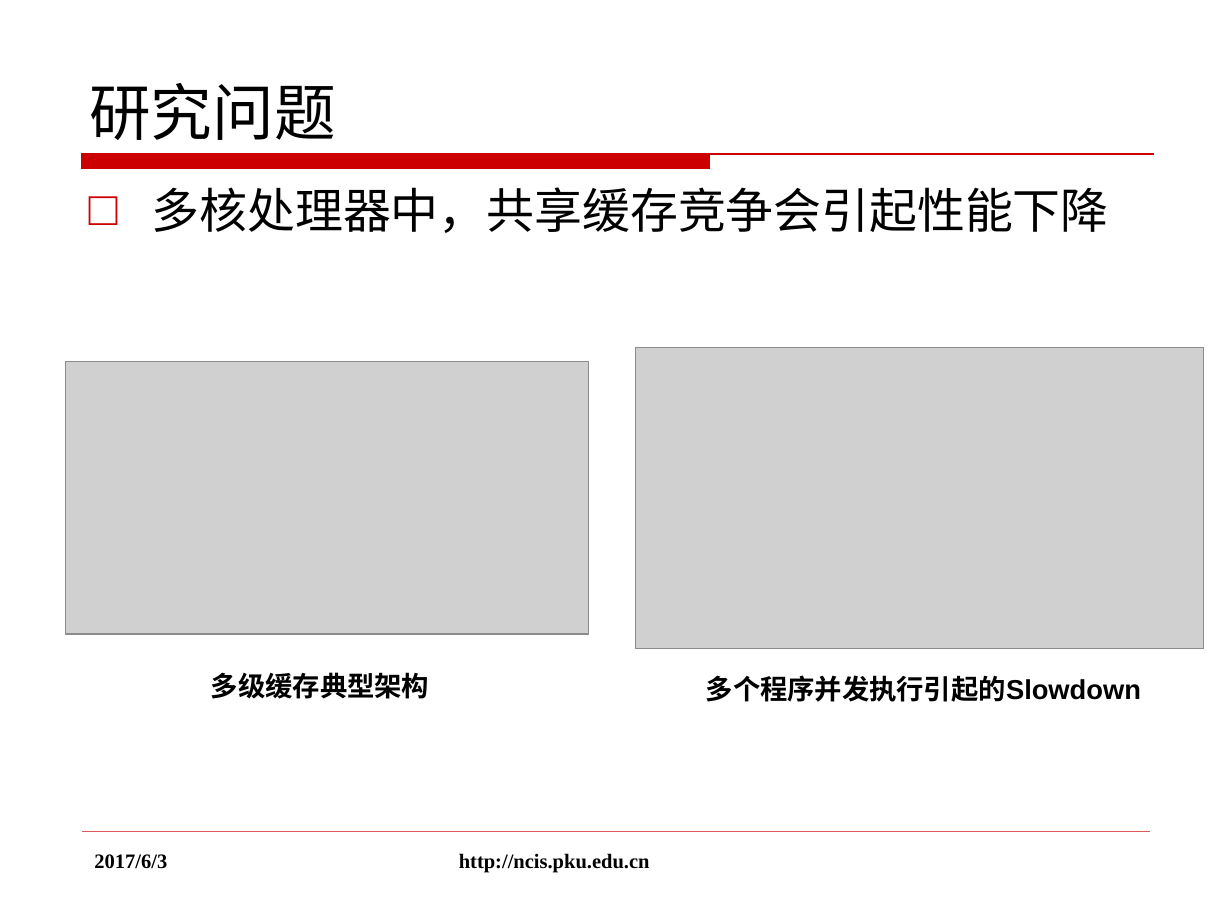
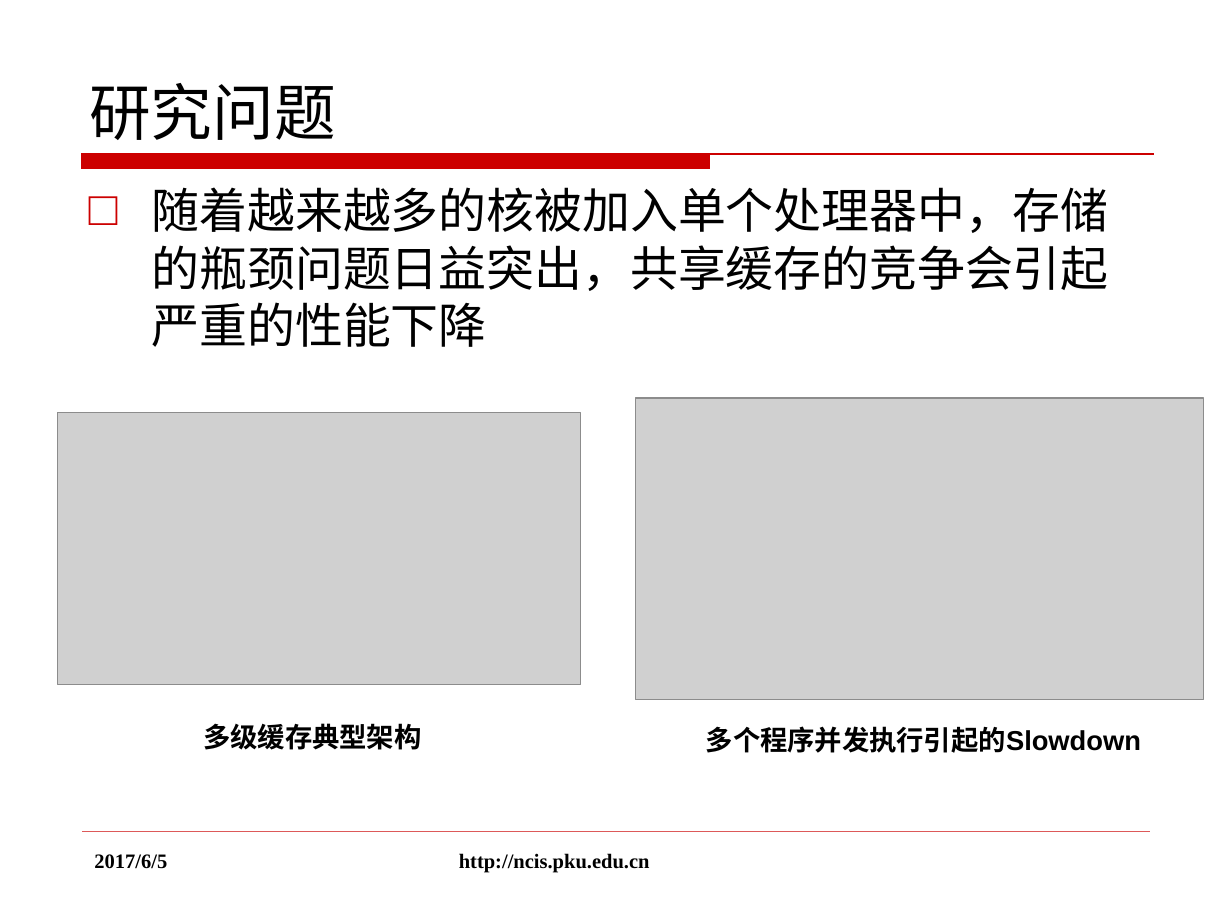
Before and after one commit to rogerhzh/thesis, a slide deck: slide 3 of 黄子翚答辩.pptx. Drawn at 1232x924 pixels with LibreOffice and Linux fonts; fonts in the diff are those of the drawing; grey boxes stand for pictures; background and template pictures are left out. Boxes give left, top, right and bottom in pixels: in the first picture for what was removed or moved away, otherwise in the second. Text is boxed around its words. In the diff, an @@ line names an element or a change of style, - is before the commit and + after.

```diff
--- a/黄子翚答辩.pptx
+++ b/黄子翚答辩.pptx
@@ text at (x1=152, y1=187, x2=1109, y2=347): text changed @@
-□ 多核处理器中，共享缓存竞争会引起性能下降
+□ 随着越来越多的核被加入单个处理器中，存储的瓶颈问题日益突出，共享缓存的竞争会引起严重的性能下降
@@ picture moved from (x1=65, y1=362, x2=588, y2=634) to (x1=58, y1=413, x2=580, y2=685) @@
@@ picture moved from (x1=636, y1=347, x2=1204, y2=649) to (x1=636, y1=398, x2=1204, y2=700) @@
@@ text "多级缓存典型架构" moved from (x1=211, y1=672, x2=429, y2=699) to (x1=203, y1=723, x2=421, y2=750) @@
@@ text "多个程序并发执行引起的Slowdown" moved from (x1=706, y1=675, x2=1141, y2=702) to (x1=706, y1=726, x2=1141, y2=753) @@
@@ text at (x1=94, y1=854, x2=167, y2=869): text changed @@
-2017/6/3
+2017/6/5
```
Also in this commit, not shown: 31 other slides changed, 1 slide added, 6 other files.
